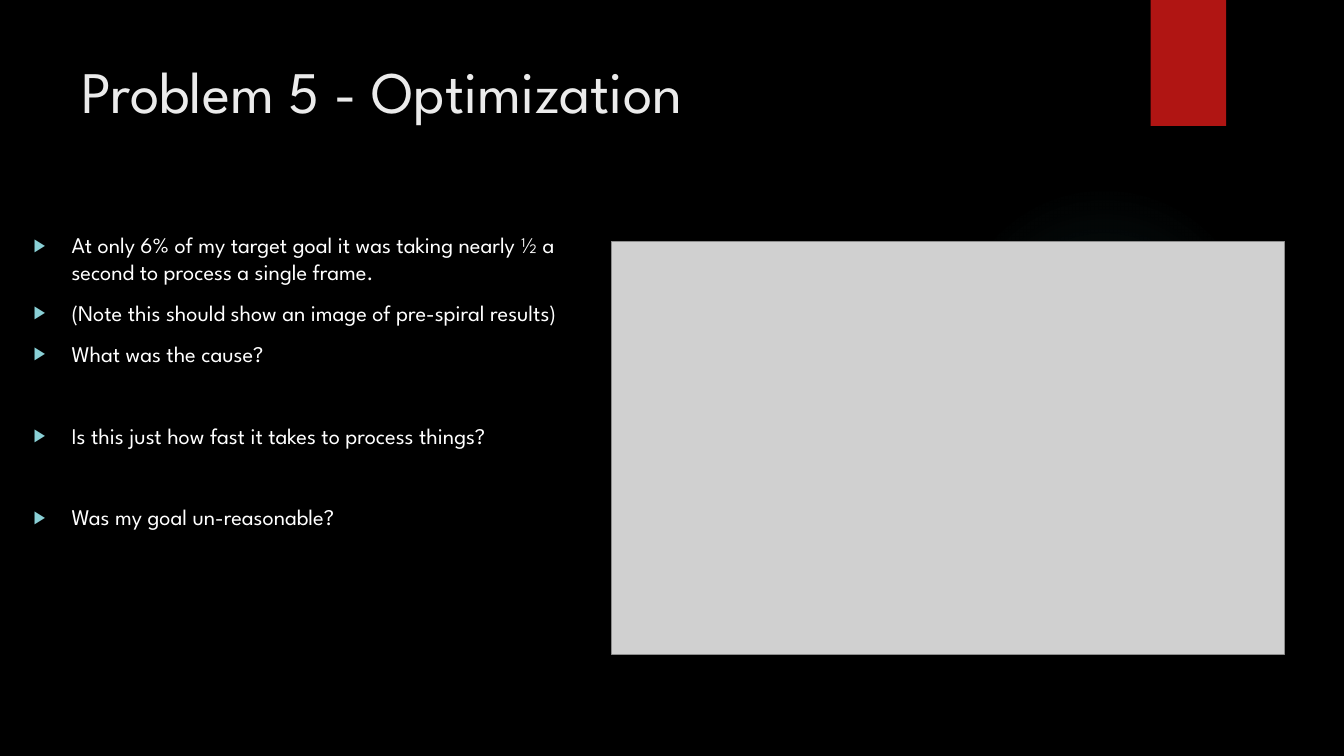
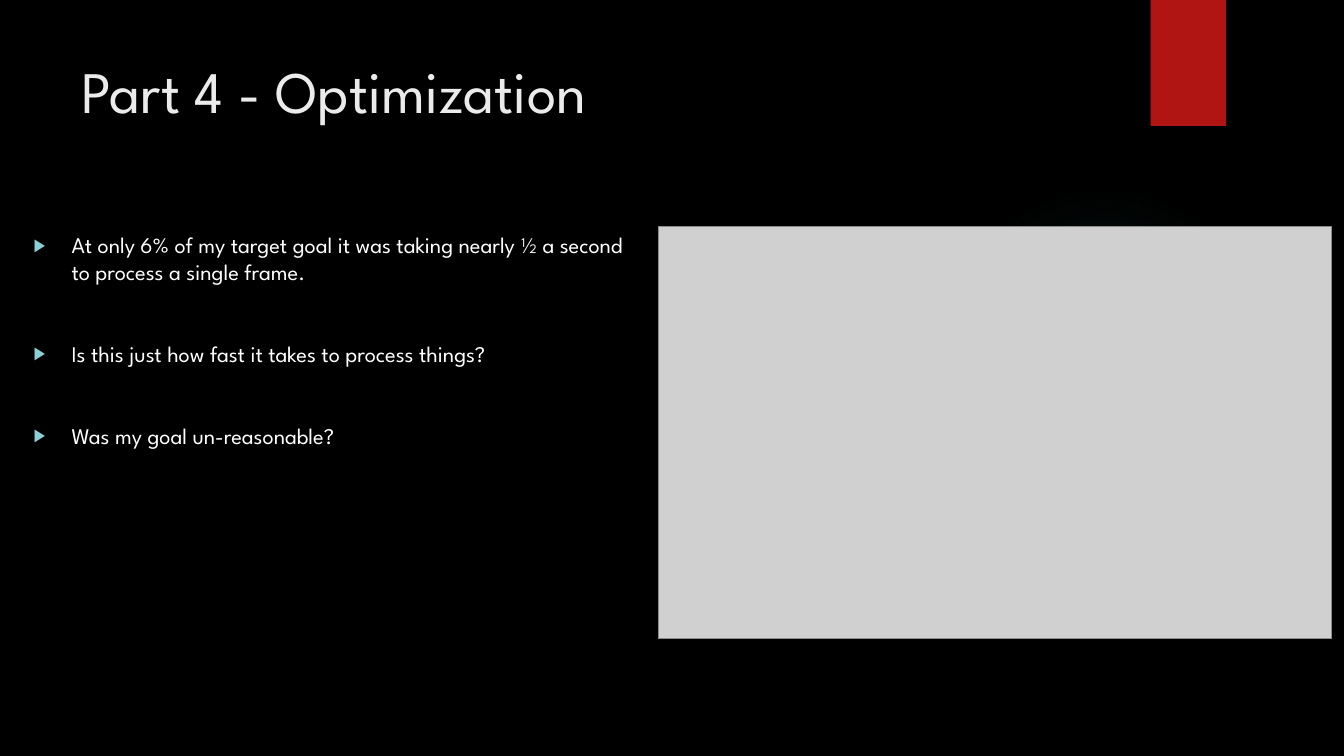
Before and after one commit to jaminologist/GopherLife, a slide deck: slide 23 of GopherLife.pptx. Drawn at 1344x756 pixels with LibreOffice and Linux fonts; fonts in the diff are those of the drawing; grey boxes stand for pictures; background and template pictures are left out. Boxes give left, top, right and bottom in pixels: in the first picture for what was removed or moved away, otherwise in the second. Text is boxed around its words. In the diff, an @@ line names an element or a change of style, - is before the commit and + after.

```diff
--- a/GopherLife.pptx
+++ b/GopherLife.pptx
@@ title at (81, 73, 586, 126): text changed @@
-Problem 5 - Optimization
+Part 4 - Optimization
@@ picture: place and size @@
-picture at (612, 242, 1286, 654)
+picture at (658, 227, 1332, 639)
@@ text at (72, 305, 556, 363): paragraphs removed @@
-▶ (Note this should show an image of pre-spiral results)
-▶ What was the cause?
```
Also in this commit, not shown: 1 other slide changed, 5 other files.
